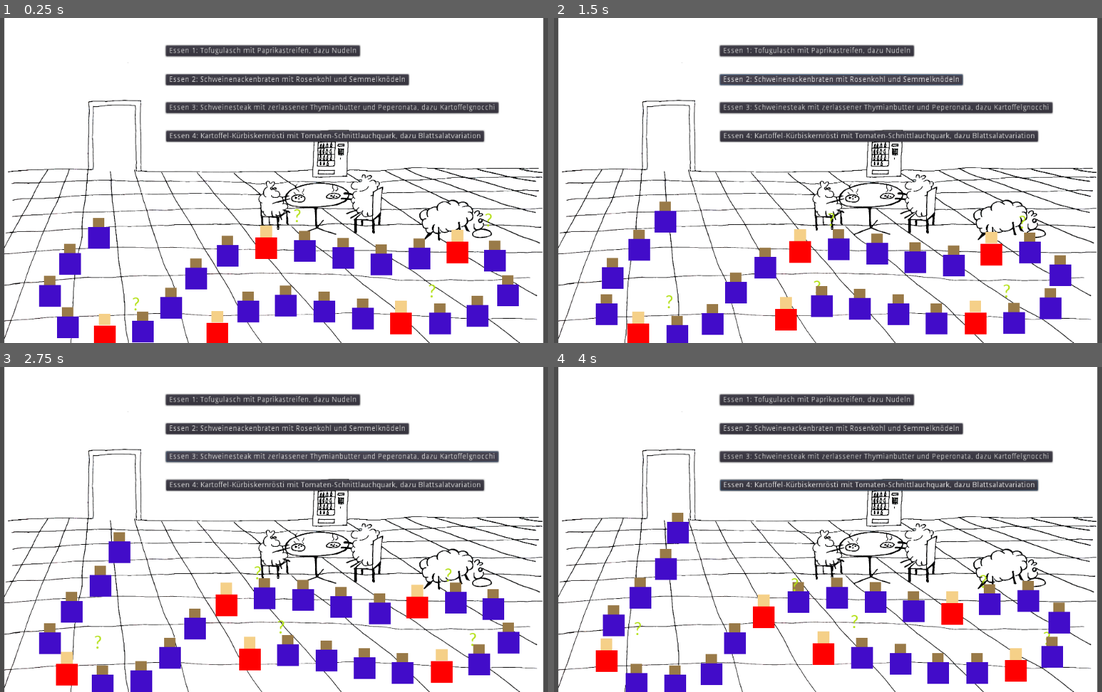
Above: before the commit, frames 1-4 (two rows, left to right).
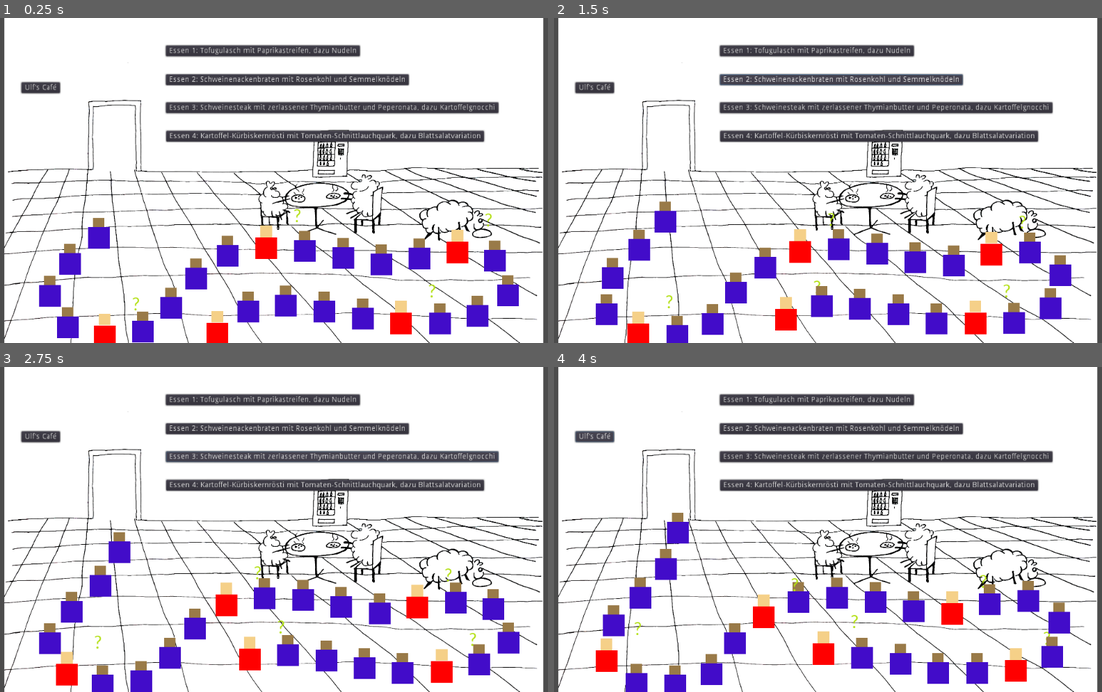
Above: after the commit, the same moments.

Repository: onsetsu/HPIGameJam
Game: Godot game, scene res://Scenes/Mensa.tscn
Same seed, same stepped clock (60 frames per second), same inputs: the game is played once before the commit and once after it.
Inputs (mouse positions are in pixels of both pictures, inside the frame that each line leads up to):
- Up to frame 1 (0.25 s): no input
- Up to frame 2 (1.5 s): click "Essen 1: Tofugulasch mit Papr…" at 0.5 s; click "Essen 2: Schweinenackenbraten…" at 1.25 s
- Up to frame 3 (2.75 s): click "Essen 3: Schweinesteak mit ze…" at 2 s
- Up to frame 4 (4 s): click "Essen 4: Kartoffel-Kürbiskern…" at 2.75 s; click (592, 435) at 3.5 s, where only the run after the commit has a clickable "Ulf's Café"

The runs differ from the first frame. In frame 1, 0.3% of the frame differs, in the area x 3-12%, y 19-24%; in frame 2, 0.3%; in frame 3, 0.3%; in frame 4, 0.4%, in the area x 3-89%, y 19-39%.

Commit message:
Ulf Button

Diff:
--- a/Scenes/Mensa.tscn
+++ b/Scenes/Mensa.tscn
@@ -39,6 +39,11 @@
 _name = "Kartoffel-Kürbiskernrösti mit Tomaten-Schnittlauchquark, dazu Blattsalatvariation"
 _ingredients = [ "Milch", "Ei", "Senf", "Gluten", "Soja" ]
 _number = 4
+
+[node name="Ulf's Café" parent="dishes" instance=ExtResource( 3 )]
+position = Vector2( -265.941, 68.0187 )
+_name = "Ulf's Café"
+_number = 5
 
 [node name="end_point" type="Node2D" parent="."]
 position = Vector2( 237.14, 251.332 )
--- a/Scenes/Sheep.tscn
+++ b/Scenes/Sheep.tscn
@@ -26,6 +26,7 @@
 color = Color( 0.964706, 0.819608, 0.537255, 1 )
 
 [node name="assigned_dish" type="Label" parent="."]
+show_behind_parent = true
 margin_left = 37.9526
 margin_top = -79.9902
 margin_right = 77.9526
--- a/Scripts/Dish.gd
+++ b/Scripts/Dish.gd
@@ -16,7 +16,10 @@
 	pass # Replace with function body.
 
 func _process(delta):
-    $button.text = 'Essen ' + str(_number) + ': ' + _name
+	if _number == 5:
+		$button.text = _name
+	else:
+		$button.text = 'Essen ' + str(_number) + ': ' + _name
 
 func _on_button_pressed():
     Mensa.select_dish(self)
--- a/Scripts/Sheep.gd
+++ b/Scripts/Sheep.gd
@@ -34,15 +34,18 @@
     return get_tree().get_nodes_in_group(name).size()
 
 func _process(delta):
-    $body.color = Color(1,0,0)
+	$body.color = Color(1,0,0)
 
-    if assigned_dish:
-        $assigned_dish.text = str(assigned_dish)
-    else:
-        $assigned_dish.text = '?'
+	if assigned_dish:
+		if assigned_dish == 5:
+			$assigned_dish.text = 'U'
+		else:
+			$assigned_dish.text = str(assigned_dish)
+	else:
+		$assigned_dish.text = '?'
 
-    if not released:
-        interact()
+	if not released:
+		interact()
 
 func interact():
     if is_in_group('hovered'):
